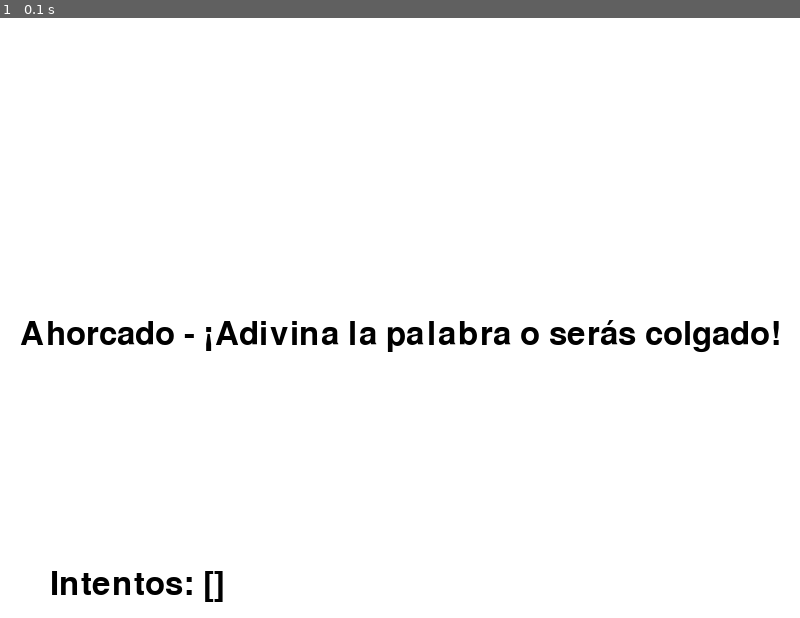
Above: before the commit, frame 1.
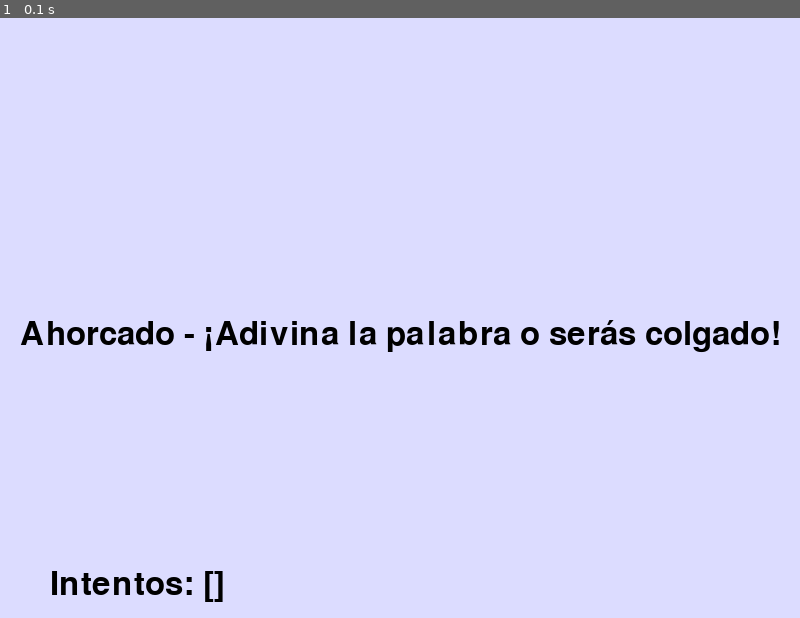
Above: after the commit, the same moment.

Repository: AlanCintora/Ahorcado_pygame
Game: pygame game, started from main.py
The game is run twice, just before and just after one commit, with the same random seed, the same clock (stepped at 60 frames per second) and the same inputs.
Inputs:
- Up to frame 1 (0.1 s): no input

The runs differ from the first frame. In frame 1, 98% of the frame differs, in the area x 0-100%, y 0-100%.

Commit message:
se agrega musica de background + color fondo

Diff:
--- a/main.py
+++ b/main.py
@@ -22,6 +22,7 @@
 BLANCO = (255, 255, 255)
 ROJO = (255, 0, 0)
 NEGRO = (0, 0, 0)
+COLOR_FONDO = (220, 220, 255)
 
 # Fuente para los textos
 FUENTE = pygame.font.SysFont(None, 48)
@@ -29,11 +30,25 @@
 # Cargamos el sonido de error
 sonido_error = pygame.mixer.Sound("error.wav")
 
+# Cargamos musica de background
+pygame.mixer.music.load("suspense_background.mp3")
+pygame.mixer.music.play(-1)
+pygame.mixer.music.set_volume(0.3)
+
 #######Funciones para testing#################
 #Función para mostrar texto en pantalla
 def mostrar_texto(texto, x, y):
     superficie = FUENTE.render(texto, True, NEGRO)
     ventana.blit(superficie, (x, y))
+
+# Función para dibujar cruces rojas por cada error cometido
+def dibujar_cruces(errores):
+    for i in range(errores):
+        # Cada cruz se desplaza 50 píxeles hacia la derecha
+        x = 50 + i * 60
+        y = 50
+        pygame.draw.line(ventana, ROJO, (x, y), (x + 30, y + 30), 5)
+        pygame.draw.line(ventana, ROJO, (x + 30, y), (x, y + 30), 5)
 
 # Función que inicia un nuevo juego, devolviendo estructuras iniciales
 def nuevo_juego():
@@ -49,8 +64,12 @@
     jugando = True
     intentos, errores = nuevo_juego()
 
+    pygame.mixer.music.load("suspense_background.mp3")
+    pygame.mixer.music.play(-1)
+    pygame.mixer.music.set_volume(0.3)
+
     while jugando:
-        ventana.fill(BLANCO)
+        ventana.fill(COLOR_FONDO)
 
         # Mostrar breve explicacion
         mostrar_texto("Ahorcado - ¡Adivina la palabra o serás colgado!", 20, 300)
Not shown, added: suspense_background.mp3
